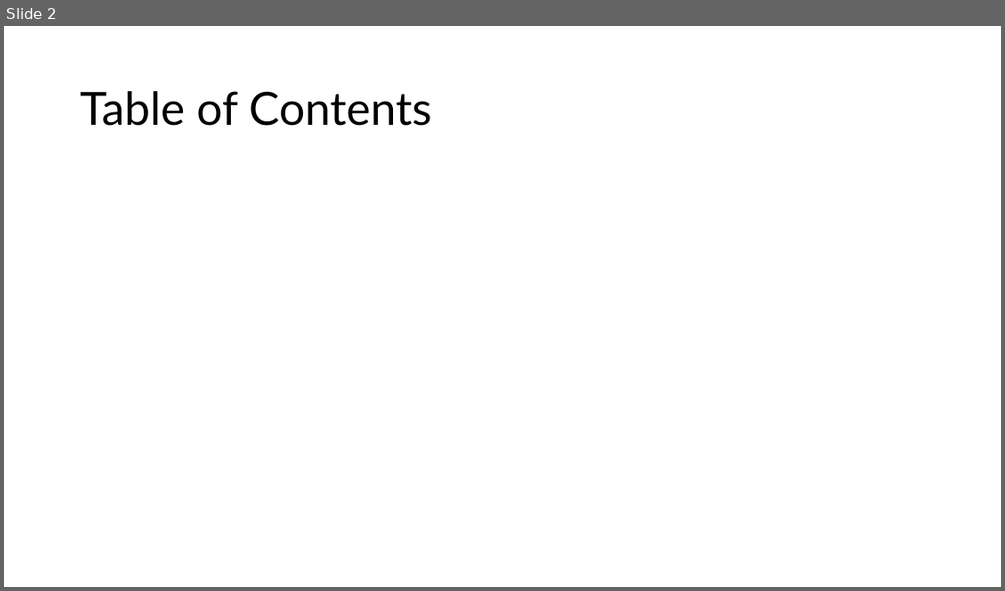
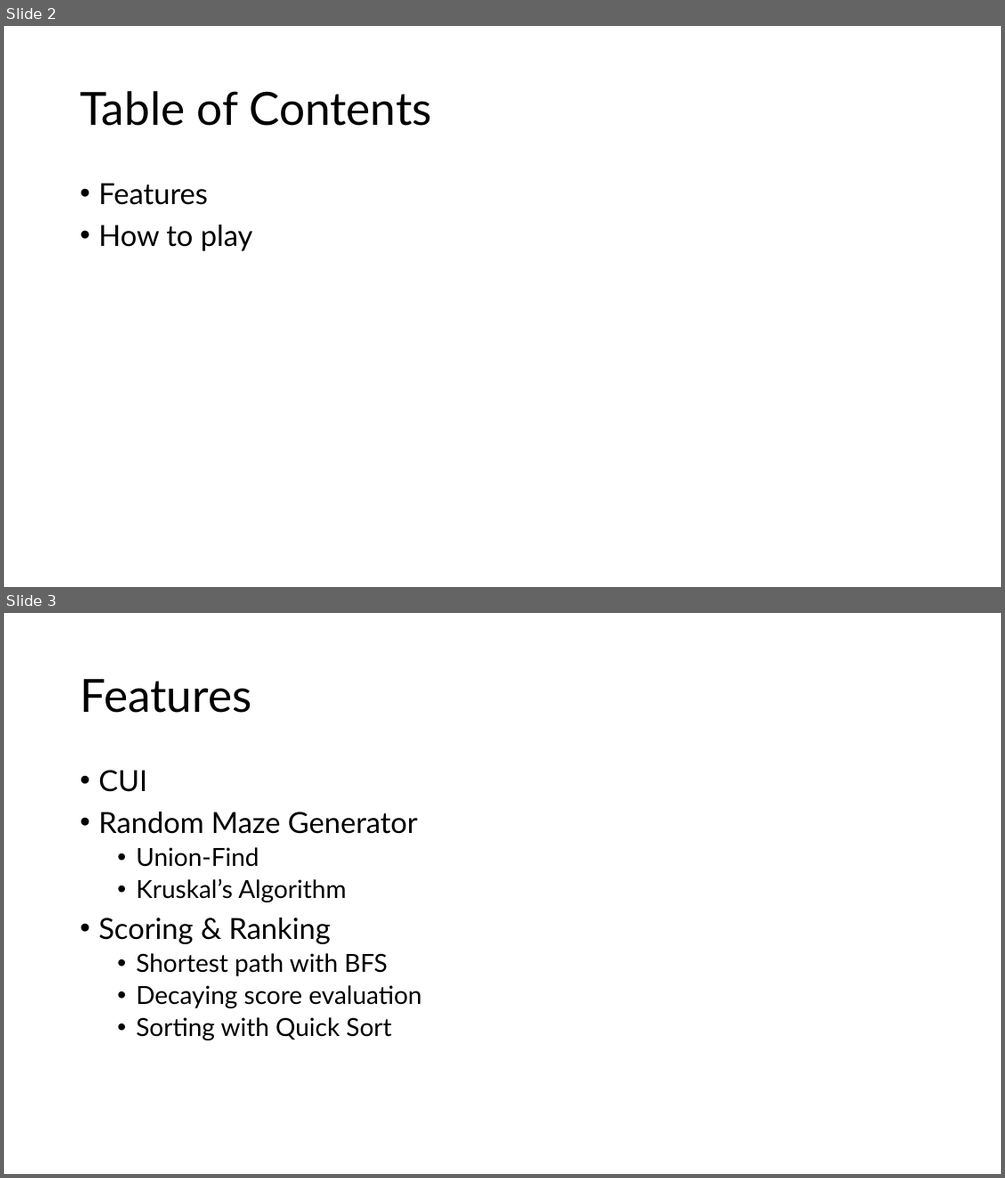
Before and after one commit to 5tarlight/c-programming-2025, a slide deck: materials/기말과제 제안 발표.pptx. Shown one above the other, each under a label of ours: slide 2 before the commit, slides 2 and 3 after it. The pictures are 1005x591 and 1005x1178 pixels, drawn with LibreOffice and Linux fonts; fonts in the diff are those of the drawing. Boxes give left, top, right and bottom in pixels: in the first picture for what was removed or moved away, otherwise in the second. Text is boxed around its words. In the diff, an @@ line names an element or a change of style, - is before the commit and + after.

```diff
--- a/materials/기말과제 제안 발표.pptx
+++ b/materials/기말과제 제안 발표.pptx
@@ slide 3 added at [4,613,1001,1174], background #FFFFFF @@
@@ title added at [80,679,251,713], 44 pt, text #000000 @@
+Features
@@ text added at [98,770,421,1040], 24 pt, text #000000 @@
+• CUI
+• Random Maze Generator
+  • Union-Find
+  • Kruskal’s Algorithm
+• Scoring & Ranking
+  • Shortest path with BFS
+  • Decaying score evaluation
+  • Sorting with Quick Sort
@@ slide 2 changed as well @@
@@ text added at [98,183,253,251], 28 pt, text #000000 @@
+• Features
+• How to play
```
Also in this commit, not shown: 1 other slide changed, 6 other slides added.
